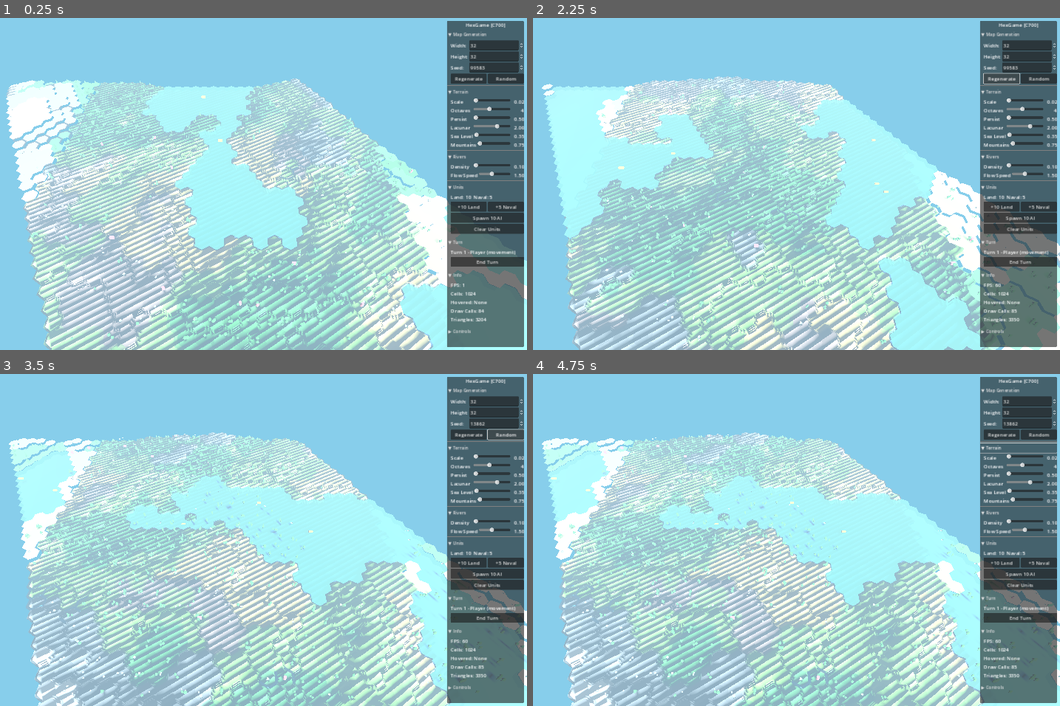
Above: before the commit, frames 1-4 (two rows, left to right).
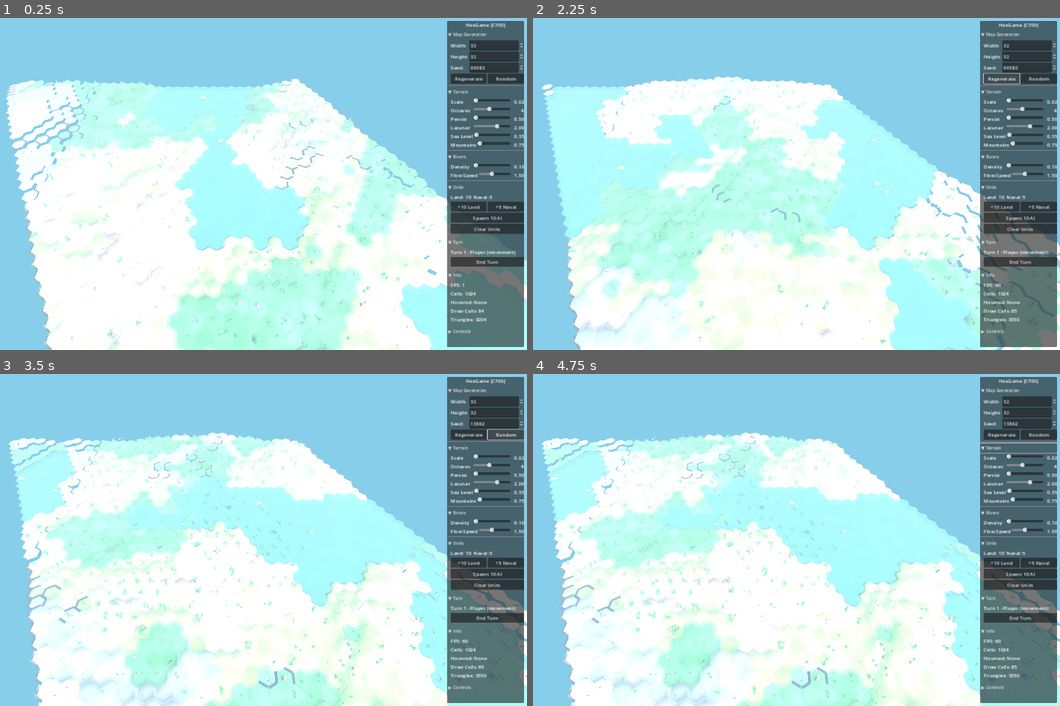
Above: after the commit, the same moments.

Repository: bobum/hexgame
Game: Godot game, scene res://scenes/main.tscn
The game is run twice, just before and just after one commit, with the same random seed, the same clock (stepped at 60 frames per second) and the same inputs.
Inputs:
- Up to frame 1 (0.25 s): no input
- Up to frame 2 (2.25 s): click "▼ Map Generation" at 0.5 s; click "▶ Map Generation" at 1.25 s; click "Regenerate" at 2 s
- Up to frame 3 (3.5 s): click "Random" at 2.75 s
- Up to frame 4 (4.75 s): click "▼ Terrain" at 3.5 s; click "▶ Terrain" at 4.25 s

The runs differ from the first frame. In frame 1, 36% of the frame differs, in the area x 4-97%, y 18-100%; in frame 2, 34%; in frame 3, 36%; in frame 4, 36%, in the area x 5-90%, y 17-100%.

Commit message:
Fix z-fighting on terraced terrain by correcting winding order
The z-fighting was caused by incorrect triangle winding for Godot's
renderer. Godot requires opposite winding compared to Three.js for
backface culling to work correctly.

Changes:
- Add winding correction to _add_triangle based on normal direction
- Reverse winding when normal.y > 0 (opposite of Three.js logic)
- Use cull_back in shader instead of cull_disabled
- Remove depth bias vertex manipulation (no longer needed)

This matches how Three.js renders terrain with FrontSide culling.

Co-Authored-By: Claude Opus 4.5 <noreply@anthropic.com>

Diff:
--- a/godot/src/rendering/hex_mesh_builder.gd
+++ b/godot/src/rendering/hex_mesh_builder.gd
@@ -600,8 +600,9 @@
 		(c1.b + c2.b + c3.b) / 3.0
 	)
 
-	# Ensure upward-facing normal by reversing winding if needed
-	if normal.y < 0:
+	# Godot needs opposite winding from Three.js
+	# Reverse when normal points UP (opposite of Three.js logic)
+	if normal.y > 0:
 		_add_triangle(v1, v3, v2, avg_color)
 	else:
 		_add_triangle(v1, v2, v3, avg_color)
@@ -625,9 +626,21 @@
 
 
 func _add_triangle(v1: Vector3, v2: Vector3, v3: Vector3, color: Color) -> void:
-	vertices.append(v1)
-	vertices.append(v2)
-	vertices.append(v3)
+	# Calculate normal to determine correct winding for Godot
+	var edge1 = v2 - v1
+	var edge2 = v3 - v1
+	var normal = edge1.cross(edge2)
+
+	# Godot needs opposite winding from Three.js for cull_back to work correctly
+	# Reverse when normal points UP (y > 0)
+	if normal.y > 0:
+		vertices.append(v1)
+		vertices.append(v3)
+		vertices.append(v2)
+	else:
+		vertices.append(v1)
+		vertices.append(v2)
+		vertices.append(v3)
 
 	colors.append(color)
 	colors.append(color)
--- a/godot/src/rendering/terrain_shader.gdshader
+++ b/godot/src/rendering/terrain_shader.gdshader
@@ -1,15 +1,5 @@
 shader_type spatial;
-render_mode cull_disabled, vertex_lighting;
-
-// Depth bias to prevent z-fighting
-uniform float depth_bias : hint_range(-0.01, 0.01) = 0.0005;
-
-void vertex() {
-	// Apply small depth bias by pushing vertex slightly toward camera
-	// This prevents z-fighting on coplanar surfaces
-	vec3 view_dir = normalize(VERTEX);
-	VERTEX -= view_dir * depth_bias;
-}
+render_mode cull_back;
 
 void fragment() {
 	ALBEDO = COLOR.rgb;
